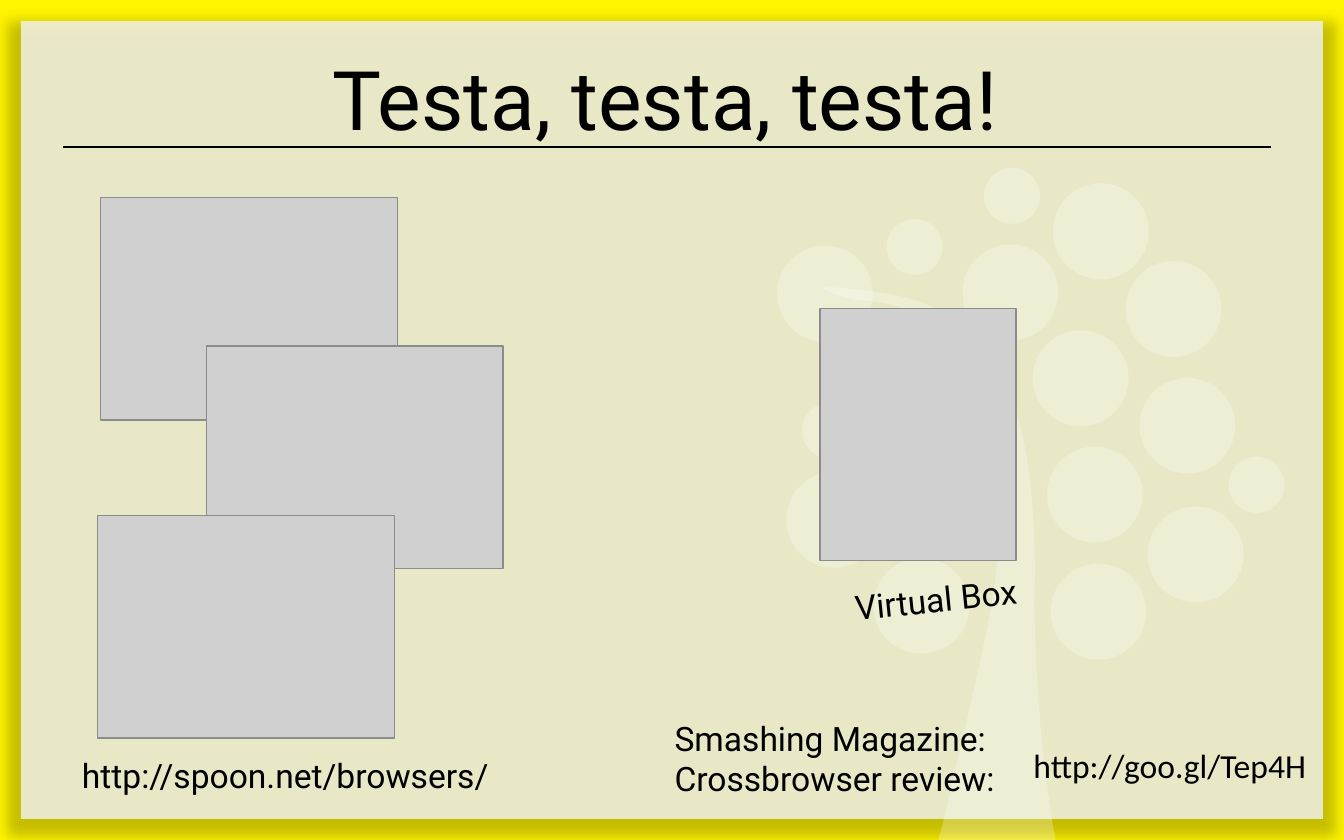
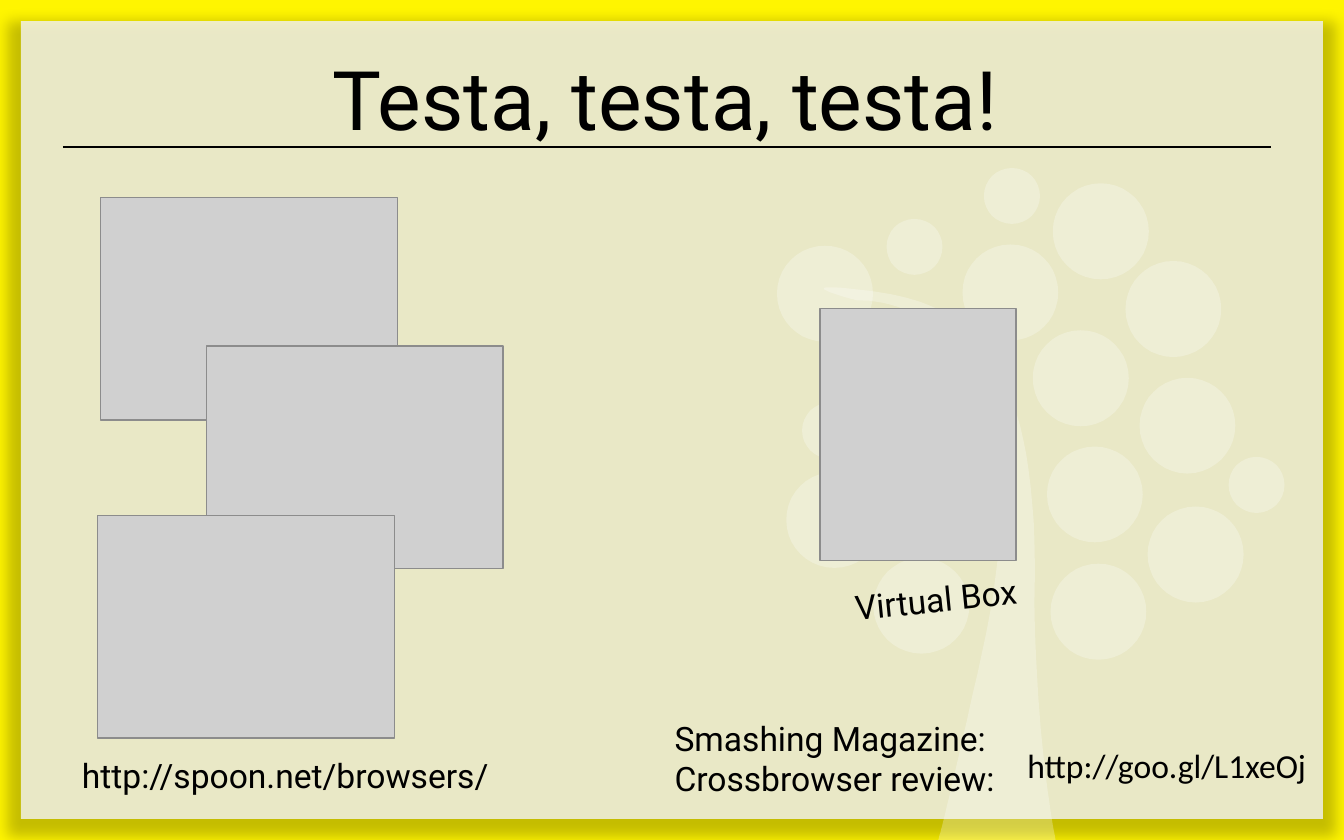
Before and after one commit to 1ik415/Kursmaterial, a slide deck: slide 10 of Föreläsningar/F04 - Webbteknik.pptx (slide 11 before the commit). Drawn at 1344x840 pixels with LibreOffice and Linux fonts; fonts in the diff are those of the drawing; grey boxes stand for pictures. Boxes give left, top, right and bottom in pixels: in the first picture for what was removed or moved away, otherwise in the second. Text is boxed around its words. In the diff, an @@ line names an element or a change of style, - is before the commit and + after.

```diff
--- a/Föreläsningar/F04 - Webbteknik.pptx
+++ b/Föreläsningar/F04 - Webbteknik.pptx
@@ text at bbox=[1027, 754, 1306, 784]: text changed @@
-http://goo.gl/Tep4H
+http://goo.gl/L1xeOj
```
Also in this commit, not shown: 8 other slides changed, 2 slides added, 4 slides removed.
